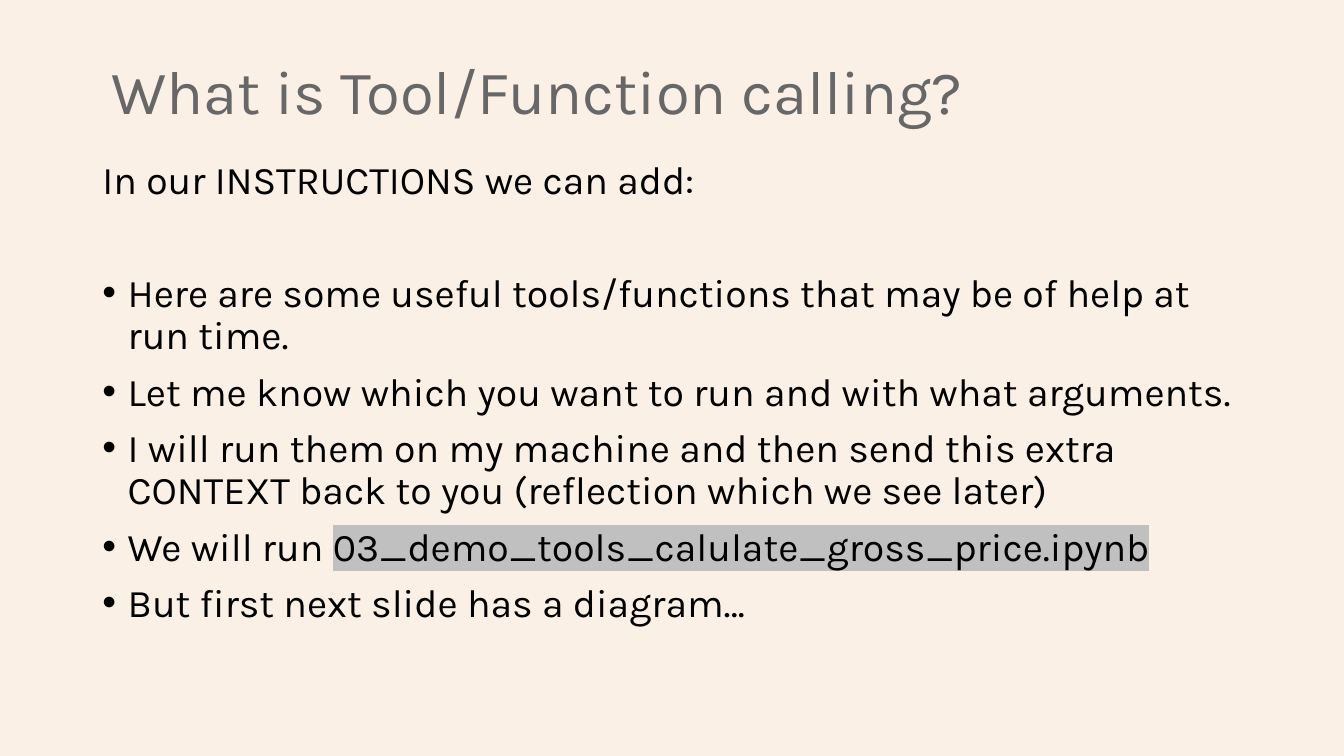
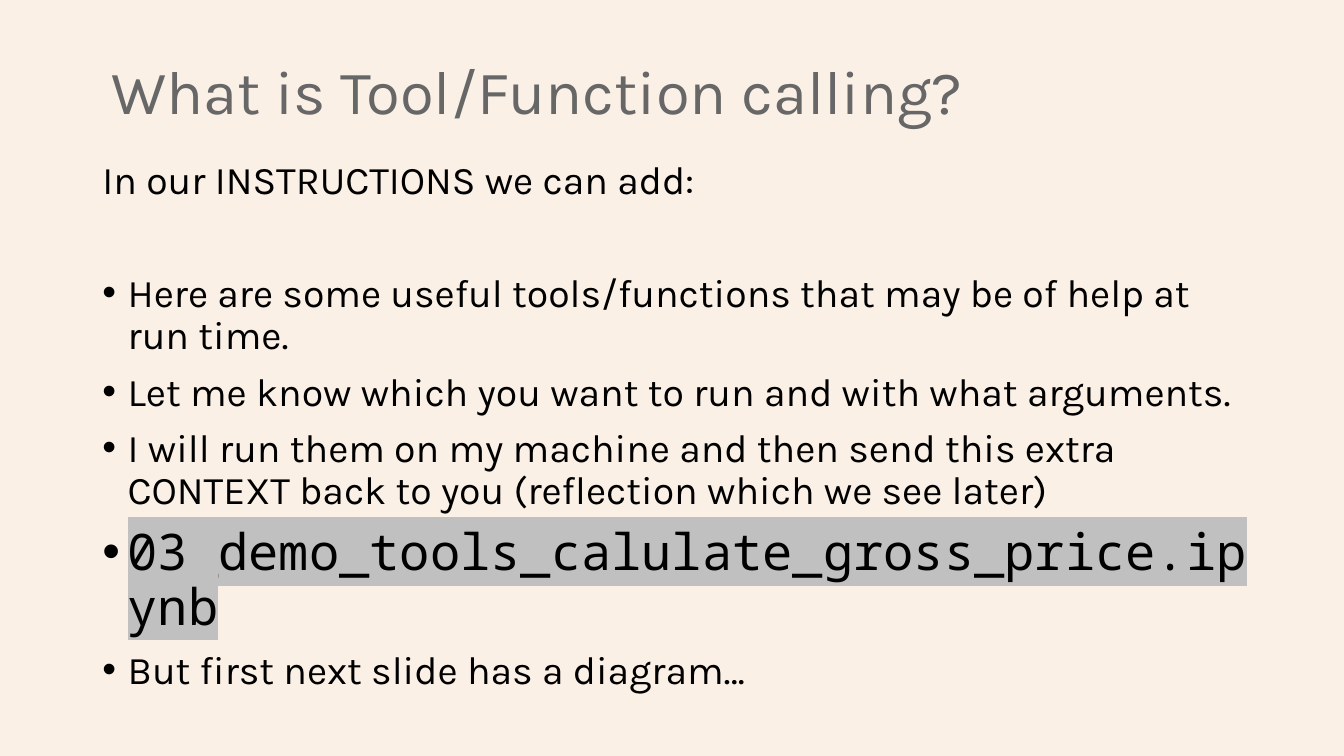
Before and after one commit to Python-Test-Engineer/earl2025, a slide deck: slide 10 of AI_Agents_in_the_Data_Pipeline.pptx. Drawn at 1344x756 pixels with LibreOffice and Linux fonts; fonts in the diff are those of the drawing. Boxes give left, top, right and bottom in pixels: in the first picture for what was removed or moved away, otherwise in the second. Text is boxed around its words. In the diff, an @@ line names an element or a change of style, - is before the commit and + after.

```diff
--- a/AI_Agents_in_the_Data_Pipeline.pptx
+++ b/AI_Agents_in_the_Data_Pipeline.pptx
@@ text at box(128, 531, 1247, 583): text changed; size 28 to 36 pt; font Karla to Noto Sans Mono @@
-• We will run 03_demo_tools_calulate_gross_price.ipynb
+• 03_demo_tools_calulate_gross_price.ipynb
```
Also in this commit, not shown: 1 other slide changed, 2 slides added, 3 other files.
